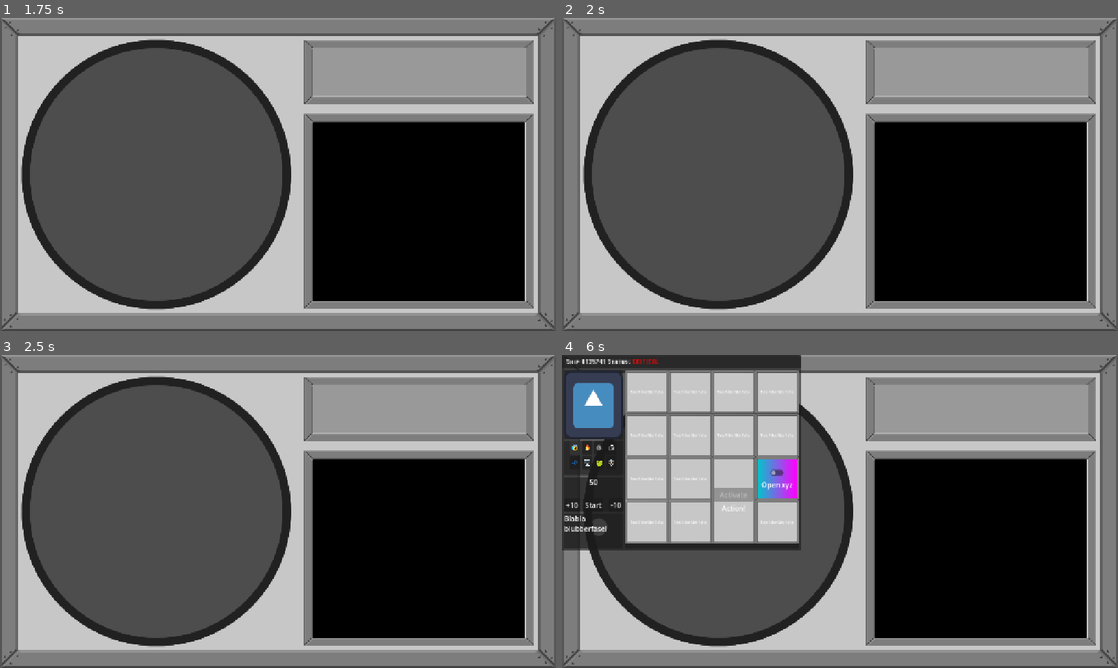
Above: before the commit, frames 1-4 (two rows, left to right).
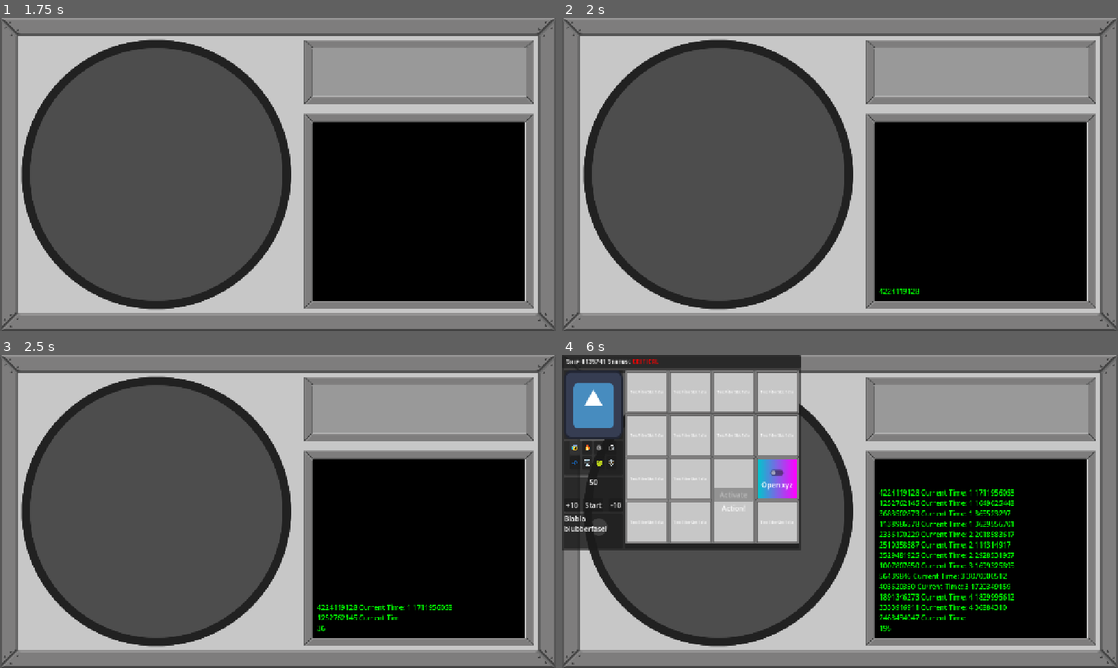
Above: after the commit, the same moments.

Repository: MisterIXI/godot-wildjam-98
Game: Godot game, scene res://scenes/menu/main_menu.tscn
Same seed, same stepped clock (60 frames per second), same inputs: the game is played once before the commit and once after it. The engine's default icon, where the game draws it, is replaced by a stand-in: a white triangle on a blue panel in a dark square. Sound files missing from this copy of the repository are replaced by a short silence.
Inputs (mouse positions are in pixels of both pictures, inside the frame that each line leads up to):
- Up to frame 1 (1.75 s): click "Start" at 0.5 s; tap Enter at 1.25 s; move the mouse to (400, 158) at 1.27 s; press the mouse at (400, 158) at 1.28 s
- Up to frame 2 (2 s): no input
- Up to frame 3 (2.5 s): release the mouse at (400, 495) at 2 s; drag from (166, 527) to (250, 574) at 2.02 s
- Up to frame 4 (6 s): move the mouse to (895, 442) at 2.77 s; press the mouse at (895, 442) at 2.78 s; release the mouse at (895, 442) at 3.5 s; drag from (812, 574) to (673, 464) at 3.52 s; click "Start" at 4.25 s; click "Start" at 5 s; click "😰" at 5.75 s

Frame 1 is identical in both runs. In frame 2, less than 0.1% of the frame differs, in the area x 57-65%, y 86-89%; in frame 3, 0.4%; in frame 4, 3.2%, in the area x 57-82%, y 42-89%.

Commit message:
game flow progress

Diff:
--- a/space-ship-support/scenes/game/game.tscn
+++ b/space-ship-support/scenes/game/game.tscn
@@ -7,6 +7,7 @@
 [ext_resource type="PackedScene" uid="uid://py13r334qxcm" path="res://scenes/radar/ship.tscn" id="4_bdhmt"]
 [ext_resource type="PackedScene" uid="uid://b5pk7vgajiv42" path="res://scenes/window/window.tscn" id="5_87uf6"]
 [ext_resource type="Resource" uid="uid://bgyernveiboi1" path="res://scenes/game_loop/default_settings.tres" id="5_bdhmt"]
+[ext_resource type="PackedScene" uid="uid://3rua33h6ar0t" path="res://scenes/menu/game_over.tscn" id="8_87uf6"]
 
 [node name="Game" type="Node2D" unique_id=798055916]
 
@@ -42,8 +43,10 @@
 window_scene = ExtResource("5_87uf6")
 window_root = NodePath("../UI/WindowRoot")
 
-[node name="GameManager" type="Node" parent="." unique_id=1430876819 node_paths=PackedStringArray("radar")]
+[node name="GameManager" type="Node" parent="." unique_id=1430876819 node_paths=PackedStringArray("radar", "ui_canvas")]
 script = ExtResource("4_5i0tg")
 settings = ExtResource("5_bdhmt")
 radar = NodePath("../Radar")
+ui_canvas = NodePath("../UI")
+game_over_scene = ExtResource("8_87uf6")
 metadata/_custom_type_script = "uid://cxi8ksk73nohu"
--- a/space-ship-support/scenes/game_loop/game_manager.gd
+++ b/space-ship-support/scenes/game_loop/game_manager.gd
@@ -11,6 +11,8 @@
 
 @export var settings: GameSettings
 @export var radar: Radar
+@export var ui_canvas: CanvasLayer
+@export var game_over_scene:PackedScene
 
 func _ready() -> void:
 	radar.ship_lost.connect(on_ship_lost)
@@ -31,7 +33,7 @@
 	if mistakes >= MISTAKES_TO_FAIL:
 		# game over
 		print("Game over with final time: ", time_elapsed)
-		#TODO: popup final screen
+		var end_screen:GameOver
 	#TODO: update mistake/strike visual on radar
 
 func on_ship_fixed() -> void:
--- a/space-ship-support/scenes/menu/game_over.gd
+++ b/space-ship-support/scenes/menu/game_over.gd
@@ -1,3 +1,4 @@
+class_name GameOver
 extends Control
 
 @export_file("*.tscn") var main_menu_scene: String
@@ -8,8 +9,8 @@
 @onready var total_pay_nummber: Label = $Window/ContentMarginContainer/VBoxContainer/HBoxContainer/TotalPayNummber
 
 
-func _ready() -> void:
-	visible = false
+# func _ready() -> void:
+# 	visible = false
 
 # Called when the node enters the scene tree for the first time.
 func active(time,fixed,strikes) -> void:
--- a/space-ship-support/scenes/menu/game_over.tscn
+++ b/space-ship-support/scenes/menu/game_over.tscn
@@ -7,34 +7,39 @@
 [node name="GameOver" type="Control" unique_id=93509185]
 process_mode = 3
 layout_mode = 3
-anchors_preset = 0
-offset_right = 40.0
-offset_bottom = 40.0
+anchors_preset = 15
+anchor_right = 1.0
+anchor_bottom = 1.0
+grow_horizontal = 2
+grow_vertical = 2
+size_flags_horizontal = 3
 script = ExtResource("1_tu1hx")
 main_menu_scene = "uid://r30qnun58o1"
 
 [node name="TextureRect" type="TextureRect" parent="." unique_id=257106940]
 modulate = Color(0.88534045, 0, 0.23081636, 0.18431373)
 layout_mode = 1
-anchors_preset = -1
-anchor_left = -1.4120001
-anchor_top = -1.4120001
-anchor_right = 36.0
-anchor_bottom = 21.050001
-offset_left = -0.019996643
-offset_top = -0.019996643
-offset_bottom = -6.1035156e-05
+anchors_preset = 15
+anchor_right = 1.0
+anchor_bottom = 1.0
 grow_horizontal = 2
 grow_vertical = 2
 texture = ExtResource("2_cwht0")
 
 [node name="Window" type="Panel" parent="." unique_id=118375707]
 clip_contents = true
-layout_mode = 0
-offset_left = 389.0
-offset_top = 173.0
-offset_right = 889.0
-offset_bottom = 550.0
+layout_mode = 1
+anchors_preset = 8
+anchor_left = 0.5
+anchor_top = 0.5
+anchor_right = 0.5
+anchor_bottom = 0.5
+offset_left = -250.0
+offset_top = -188.5
+offset_right = 250.0
+offset_bottom = 188.5
+grow_horizontal = 2
+grow_vertical = 2
 script = ExtResource("1_4njwu")
 
 [node name="TitleBar" type="PanelContainer" parent="Window" unique_id=1596550366]
--- /dev/null
+++ b/space-ship-support/scenes/radar/radar_interface.gd
@@ -0,0 +1,29 @@
+class_name RadarInterface
+extends Control
+
+@export var scroll_content: VBoxContainer
+
+var labels: Array[Label] = []
+
+func add_message(message: String) -> void:
+	var new_label = Label.new()
+	scroll_content.add_child(new_label)
+	new_label.text = message
+	labels.append(new_label)
+	var tween = new_label.create_tween()
+	new_label.visible_characters = 0
+	tween.tween_property(new_label, "visible_characters",message.length(),0.6)
+	new_label.set("theme_override_colors/font_color", Color.GREEN)
+	if labels.size() >= 17:
+		labels.pop_front().queue_free()
+
+var time: float = 0
+var counter: float = 1
+
+func _physics_process(delta: float) -> void:
+	time += delta
+	counter -= delta
+	if counter <= 0:
+		counter = 0.3
+
+		add_message("%d Current Time: %d %d" % [randi(),time,randi()])
--- a/space-ship-support/scenes/radar/radar_interface.tscn
+++ b/space-ship-support/scenes/radar/radar_interface.tscn
@@ -1,6 +1,7 @@
 [gd_scene format=3 uid="uid://8ngq5jrsqykh"]
 
 [ext_resource type="Texture2D" uid="uid://buuf0it8q0n1g" path="res://assets/9slice_base_border_only.png" id="1_ft5iu"]
+[ext_resource type="Script" uid="uid://lfpu6tbbvr83" path="res://scenes/radar/radar_interface.gd" id="1_tri6t"]
 [ext_resource type="Texture2D" uid="uid://l6wjvg6xnku1" path="res://assets/screw.png" id="2_fk41b"]
 [ext_resource type="Texture2D" uid="uid://c840x7irphqtl" path="res://assets/radar_base_bordered.png" id="3_fk41b"]
 [ext_resource type="Texture2D" uid="uid://cuhg3ybayhh3r" path="res://assets/9slice_base_200.png" id="4_nbdxh"]
@@ -10,10 +11,10 @@
 
 [sub_resource type="StyleBoxFlat" id="StyleBoxFlat_rp4mp"]
 
-[sub_resource type="StyleBoxFlat" id="StyleBoxFlat_bjsx5"]
+[sub_resource type="StyleBoxFlat" id="StyleBoxFlat_17gup"]
 bg_color = Color(0, 0, 0, 1)
 
-[node name="RadarInterface" type="Control" unique_id=1869526097]
+[node name="RadarInterface" type="Control" unique_id=1869526097 node_paths=PackedStringArray("scroll_content")]
 layout_mode = 3
 anchors_preset = 15
 anchor_right = 1.0
@@ -21,6 +22,8 @@
 grow_horizontal = 2
 grow_vertical = 2
 mouse_filter = 2
+script = ExtResource("1_tri6t")
+scroll_content = NodePath("NinePatchRect3/MarginContainer/PanelContainer/MarginContainer/VBoxContainer")
 
 [node name="NinePatchRect" type="NinePatchRect" parent="." unique_id=834275915]
 layout_mode = 1
@@ -323,20 +326,26 @@
 patch_margin_right = 20
 patch_margin_bottom = 20
 
-[node name="ScrollContainer" type="ScrollContainer" parent="NinePatchRect3" unique_id=70514182]
-layout_mode = 1
-anchors_preset = 15
-anchor_right = 1.0
-anchor_bottom = 1.0
-offset_left = 20.0
-offset_top = 20.0
-offset_right = -20.0
-offset_bottom = -20.0
-grow_horizontal = 2
-grow_vertical = 2
-theme_override_styles/panel = SubResource("StyleBoxFlat_bjsx5")
-
-[node name="MarginContainer" type="MarginContainer" parent="NinePatchRect3/ScrollContainer" unique_id=829640494]
+[node name="MarginContainer" type="MarginContainer" parent="NinePatchRect3" unique_id=829640494]
+layout_mode = 1
+anchors_preset = 15
+anchor_right = 1.0
+anchor_bottom = 1.0
+grow_horizontal = 2
+grow_vertical = 2
+size_flags_horizontal = 3
+size_flags_vertical = 3
+theme_override_constants/margin_left = 20
+theme_override_constants/margin_top = 20
+theme_override_constants/margin_right = 20
+theme_override_constants/margin_bottom = 20
+
+[node name="PanelContainer" type="PanelContainer" parent="NinePatchRect3/MarginContainer" unique_id=754106953]
+clip_contents = true
+layout_mode = 2
+theme_override_styles/panel = SubResource("StyleBoxFlat_17gup")
+
+[node name="MarginContainer" type="MarginContainer" parent="NinePatchRect3/MarginContainer/PanelContainer" unique_id=1656535641]
 layout_mode = 2
 size_flags_horizontal = 3
 size_flags_vertical = 3
@@ -345,9 +354,11 @@
 theme_override_constants/margin_right = 10
 theme_override_constants/margin_bottom = 10
 
-[node name="VBoxContainer" type="VBoxContainer" parent="NinePatchRect3/ScrollContainer/MarginContainer" unique_id=1607041610]
+[node name="VBoxContainer" type="VBoxContainer" parent="NinePatchRect3/MarginContainer/PanelContainer/MarginContainer" unique_id=1607041610]
+propagate_maximum_size = false
+clip_contents = true
 layout_mode = 2
 size_flags_horizontal = 3
-size_flags_vertical = 10
+size_flags_vertical = 3
 theme_override_constants/separation = 1
 alignment = 2
Not shown: 1 places in space-ship-support/scenes/menu/main_menu.tscn that only renumber resources
Not shown, added: space-ship-support/scenes/radar/radar_interface.gd.uid
